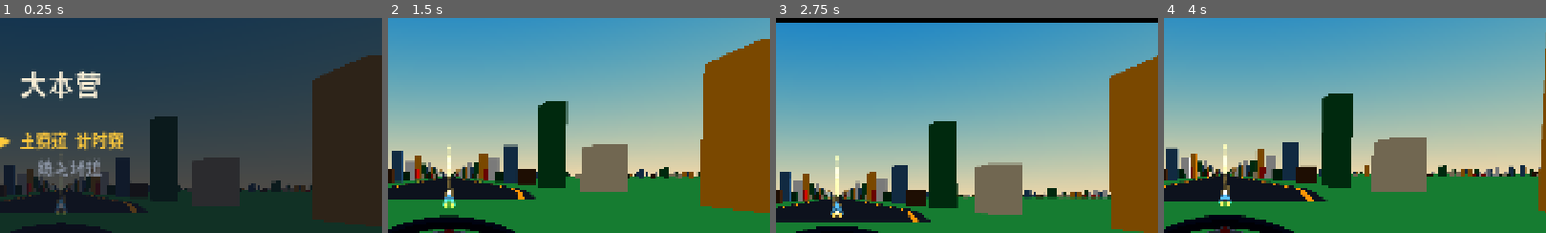
Above: before the commit, frames 1-4 (left to right).
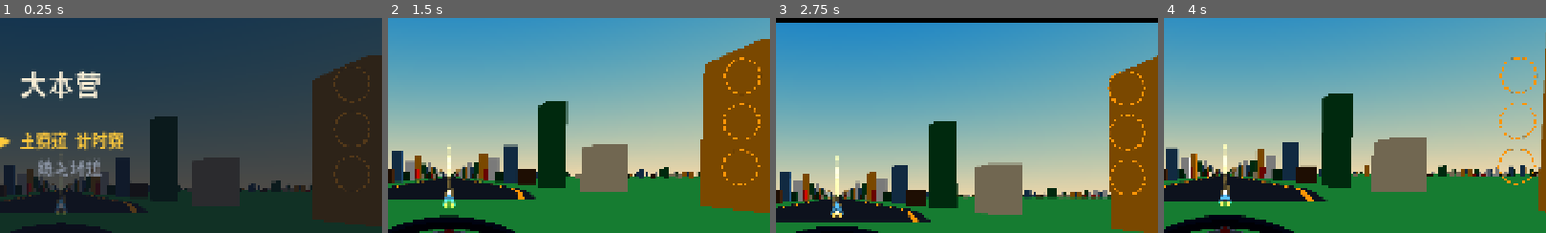
Above: after the commit, the same moments.

Repository: Instein98/StarSpeed
Game: Godot game, scene res://scenes/main.tscn
Two runs of this game, one before a commit and one after it. Both use one fixed random seed, a clock stepped at 60 frames per second and the inputs below.
Inputs:
- Up to frame 1 (0.25 s): no input
- Up to frame 2 (1.5 s): tap Enter (confirm) at 0.5, 1.35 s; hold Up (shift_up) 0.53-1.28 s; hold Enter (confirm) 0.53-1.28 s; hold S (brake) from 1.28 s (still down)
- Up to frame 3 (2.75 s): release S (brake) at 2.03 s; hold Up (shift_up) from 2.03 s (still down); hold Space (throttle) from 2.03 s (still down); tap Enter (confirm) at 2.3 s
- Up to frame 4 (4 s): release Space (throttle) at 2.78 s; tap Enter (confirm) at 2.85 s; release Up (shift_up) at 3.53 s; hold S (brake) from 3.53 s (still down); hold Enter (confirm) from 3.53 s (still down)
The pictures show only the part of the screen within x 42-92%, y 10-60%; the shares and areas given below are measured in that part.

The runs differ from the first frame. In frame 1, 0.4% of the frame differs, in the area x 87-97%, y 22-81%; in frame 2, 0.5%; in frame 3, 0.4%; in frame 4, 0.6%, in the area x 87-98%, y 18-78%.

Commit message:
Ice and city environments with 2 s transitions; section medal stickers
- env_ice.tres and env_city.tres per spec 8.2 (sky, fog, light,
  16-colour palette). Crossing a section line on the main track blends
  sky, fog and light over 2 s and dissolves the palette through the
  dither matrix; the cockpit light follows. Returning to base snaps back
  to forest.
- Medals per R-32/R-33: a finished section is graded plastic / bronze /
  silver / gold by T-53; a better grade than the saved one is stored
  (best_medals) and its windshield sticker pops in. Placeholder sticker
  discs with tier colours and the spec's silhouettes; empty slots are a
  dashed gold ring. Results screen shows the grade per section.
- T-53 calibrated from the developer's first full run (gold = best x 1.03).
- STATUS.md and CLAUDE.md updated.

Co-Authored-By: Claude Opus 5.5 <noreply@anthropic.com>

Diff:
--- /dev/null
+++ b/data/env_city.tres
@@ -0,0 +1,21 @@
+[gd_resource type="Resource" script_class="EnvironmentProfile" load_steps=2 format=3]
+
+[ext_resource type="Script" path="res://scripts/environment_profile.gd" id="1"]
+
+[resource]
+script = ExtResource("1")
+profile_name = "城市"
+palette = PackedColorArray(0.105882, 0.133333, 0.200000, 1, 0.937255, 0.290196, 0.184314, 1, 0.709804, 0.215686, 0.121569, 1, 1.000000, 0.788235, 0.235294, 1, 0.968627, 0.925490, 0.831373, 1, 1.000000, 1.000000, 1.000000, 1, 0.290196, 0.321569, 0.384314, 1, 0.211765, 0.239216, 0.294118, 1, 1.000000, 0.878431, 0.541176, 1, 0.949020, 0.635294, 0.227451, 1, 0.541176, 0.576471, 0.639216, 1, 0.168627, 0.207843, 0.313725, 1, 0.227451, 0.254902, 0.313725, 1, 0.309804, 0.721569, 0.901961, 1, 0.850980, 0.803922, 0.705882, 1, 0.435294, 0.623529, 0.752941, 1)
+sky_top = Color(0.949020, 0.635294, 0.227451, 1)
+sky_bottom = Color(1.000000, 0.878431, 0.541176, 1)
+fog_color = Color(1.000000, 0.878431, 0.541176, 1)
+light_azimuth_deg = 0.0
+light_elevation_deg = 20.0
+light_color = Color(1.000000, 0.952941, 0.815686, 1)
+brightness = 1.0
+night_emissive = Color(1, 1, 1, 1)
+night_mode = false
+ground_color = Color(0.227451, 0.254902, 0.313725, 1)
+cloud_count = 12
+far_ring_variant = "c"
+gold_fx = ""
--- /dev/null
+++ b/data/env_ice.tres
@@ -0,0 +1,21 @@
+[gd_resource type="Resource" script_class="EnvironmentProfile" load_steps=2 format=3]
+
+[ext_resource type="Script" path="res://scripts/environment_profile.gd" id="1"]
+
+[resource]
+script = ExtResource("1")
+profile_name = "冰原"
+palette = PackedColorArray(0.105882, 0.133333, 0.200000, 1, 0.937255, 0.290196, 0.184314, 1, 0.709804, 0.215686, 0.121569, 1, 1.000000, 0.788235, 0.235294, 1, 0.968627, 0.925490, 0.831373, 1, 1.000000, 1.000000, 1.000000, 1, 0.290196, 0.321569, 0.384314, 1, 0.211765, 0.239216, 0.294118, 1, 0.309804, 0.721569, 0.901961, 1, 0.647059, 0.862745, 0.949020, 1, 0.956863, 0.984314, 1.000000, 1, 0.835294, 0.917647, 0.960784, 1, 0.180392, 0.498039, 0.690196, 1, 0.623529, 0.839216, 0.933333, 1, 0.435294, 0.623529, 0.752941, 1, 0.227451, 0.352941, 0.501961, 1)
+sky_top = Color(0.309804, 0.721569, 0.901961, 1)
+sky_bottom = Color(0.956863, 0.984314, 1.000000, 1)
+fog_color = Color(0.956863, 0.984314, 1.000000, 1)
+light_azimuth_deg = -45.0
+light_elevation_deg = 35.0
+light_color = Color(1.000000, 1.000000, 1.000000, 1)
+brightness = 1.0
+night_emissive = Color(1, 1, 1, 1)
+night_mode = false
+ground_color = Color(0.956863, 0.984314, 1.000000, 1)
+cloud_count = 12
+far_ring_variant = "b"
+gold_fx = ""
--- a/data/tuning.tres
+++ b/data/tuning.tres
@@ -80,9 +80,9 @@
 t52_lookahead_seconds = 8.0
 t52_lookahead_min_m = 400.0
 t52_lookahead_max_m = 1800.0
-t53_forest_thresholds = PackedFloat32Array(66, 72, 82)
-t53_ice_thresholds = PackedFloat32Array(71, 78, 89)
-t53_city_thresholds = PackedFloat32Array(78, 85, 97)
+t53_forest_thresholds = PackedFloat32Array(75.5, 82, 93.5)
+t53_ice_thresholds = PackedFloat32Array(87.5, 95.5, 108)
+t53_city_thresholds = PackedFloat32Array(88, 96, 109.5)
 t54_entry_speed_kmh = PackedFloat32Array(200, 450, 220)
 t54_entry_gear = PackedInt32Array(4, 7, 5)
 t55_recover_min_kmh = 60.0
--- a/scripts/cockpit.gd
+++ b/scripts/cockpit.gd
@@ -60,6 +60,7 @@
 ## 爆缸演出中：指针打到表盘尽头并卡住，换挡提示灯常亮（7.3）
 const BLOWN_SWEEP_RPM_PER_SEC := 7000.0
 var blown := false
+var stickers: StickerDisplay
 
 var _needle_rpm := 0.0
 var _steer_deg := 0.0
@@ -91,6 +92,10 @@
 	for node in find_children("*", "MeshInstance3D", true, false):
 		(node as MeshInstance3D).material_override = material
 	_needle_rpm = Tuning.d.t03_idle_rpm
+	stickers = StickerDisplay.new()
+	stickers.name = "Stickers"
+	$WindshieldStickers.add_child(stickers)
+	stickers.setup(material, EYE)
 
 
 ## 光色取当前环境的光色；亮度点火前 0.15、点火后 1.0（阶段 5 接入）。
--- a/scripts/environment_director.gd
+++ b/scripts/environment_director.gd
@@ -1,12 +1,25 @@
 class_name EnvironmentDirector
 extends Node
 ## 环境配置的应用（规格 8.2、8.3、11.2、11.4）。
-## 阶段 2：只应用森林配置。按位置和金牌状态切换、2 秒过渡、色板溶解在阶段 5 / 10 补全。
+## 森林、冰原、城市三套配置；越过区段起点线时 2 秒过渡：天空、雾、光线性过渡，色板按抖动阈值溶解（8.2）。
+## 金牌版环境还没做。
 
 const FLAT2TONE := preload("res://shaders/flat2tone.gdshader")
 const SKY_SHADER := preload("res://shaders/sky_gradient.gdshader")
 
 @export var forest: EnvironmentProfile
+var ice: EnvironmentProfile
+var city: EnvironmentProfile
+
+const TRANSITION_TIME := 2.0
+
+## 当前用的配置，和过渡中此刻的光色（座舱的光色跟着它，8.2）
+var current: EnvironmentProfile
+var light_color := Color.WHITE
+
+var _from := {}
+var _to := {}
+var _t := 1.0
 
 ## 所有世界模型共用的两级明暗材质
 var world_material: ShaderMaterial
@@ -14,6 +27,12 @@
 var post_material: ShaderMaterial
 
 var _sky_material: ShaderMaterial
+
+
+func _ready() -> void:
+	ice = load("res://data/env_ice.tres") as EnvironmentProfile
+	city = load("res://data/env_city.tres") as EnvironmentProfile
+	assert(ice != null and city != null, "冰原 / 城市环境配置读不到")
 
 
 func _init() -> void:
@@ -38,20 +57,76 @@
 	apply(forest, 0.0)
 
 
+## 第 index 个区段的配置（0 森林、1 冰原、2 城市）。
+func profile_for_section(index: int) -> EnvironmentProfile:
+	return [forest, ice, city][clampi(index, 0, 2)]
+
+
 ## 立即应用一个环境配置。
 func apply(profile: EnvironmentProfile, heading_yaw: float) -> void:
+	current = profile
+	_t = 1.0
 	var pal := _palette_vectors(profile.palette)
 	post_material.set_shader_parameter("palette_a", pal)
 	post_material.set_shader_parameter("palette_b", pal)
 	post_material.set_shader_parameter("dissolve", 0.0)
-	post_material.set_shader_parameter("fog_color", _rgb(profile.fog_color))
-	_sky_material.set_shader_parameter("sky_top", _rgb(profile.sky_top))
-	_sky_material.set_shader_parameter("sky_bottom", _rgb(profile.sky_bottom))
-	world_material.set_shader_parameter("light_dir", light_direction(profile, heading_yaw))
-	world_material.set_shader_parameter("light_color", _rgb(profile.light_color))
+	_set_values(_values(profile, heading_yaw))
 	world_material.set_shader_parameter("brightness", profile.brightness)
 	world_material.set_shader_parameter("night_emissive", _rgb(profile.night_emissive))
 	world_material.set_shader_parameter("night_mode", profile.night_mode)
+
+
+## 用 2 秒过渡到另一个环境配置。
+func transition_to(profile: EnvironmentProfile, heading_yaw: float) -> void:
+	if profile == current and _t >= 1.0:
+		return
+	_from = _values(current, 0.0) if _t >= 1.0 else _current_values()
+	if _t >= 1.0:
+		_from["light_dir"] = world_material.get_shader_parameter("light_dir")
+	_to = _values(profile, heading_yaw)
+	post_material.set_shader_parameter("palette_a", _palette_vectors(current.palette))
+	post_material.set_shader_parameter("palette_b", _palette_vectors(profile.palette))
+	post_material.set_shader_parameter("dissolve", 0.0)
+	current = profile
+	_t = 0.0
+
+
+func _process(delta: float) -> void:
+	if _t >= 1.0:
+		return
+	_t = minf(1.0, _t + delta / TRANSITION_TIME)
+	_set_values(_current_values())
+	post_material.set_shader_parameter("dissolve", _t)
+	if _t >= 1.0:
+		var pal := _palette_vectors(current.palette)
+		post_material.set_shader_parameter("palette_a", pal)
+		post_material.set_shader_parameter("dissolve", 0.0)
+
+
+func _values(profile: EnvironmentProfile, heading_yaw: float) -> Dictionary:
+	return {
+		"fog": profile.fog_color, "top": profile.sky_top, "bottom": profile.sky_bottom,
+		"light": profile.light_color, "light_dir": light_direction(profile, heading_yaw),
+	}
+
+
+func _current_values() -> Dictionary:
+	var out := {}
+	for k: String in _to:
+		if _from[k] is Color:
+			out[k] = (_from[k] as Color).lerp(_to[k], _t)
+		else:
+			out[k] = (_from[k] as Vector3).slerp(_to[k], _t)
+	return out
+
+
+func _set_values(v: Dictionary) -> void:
+	light_color = v["light"]
+	post_material.set_shader_parameter("fog_color", _rgb(v["fog"]))
+	_sky_material.set_shader_parameter("sky_top", _rgb(v["top"]))
+	_sky_material.set_shader_parameter("sky_bottom", _rgb(v["bottom"]))
+	world_material.set_shader_parameter("light_dir", v["light_dir"])
+	world_material.set_shader_parameter("light_color", _rgb(v["light"]))
 
 
 ## 指向光源的世界方向：光向相对车头给出，按区段起点线处的车头方向换算（8.2）。
--- a/scripts/main.gd
+++ b/scripts/main.gd
@@ -124,7 +124,7 @@
 	flow = RunFlow.new()
 	flow.name = "RunFlow"
 	exit_hint.get_parent().add_child(flow)
-	flow.setup(self, car, track, exit_hint)
+	flow.setup(self, car, track, exit_hint, cockpit)
 	flow.enter_base()
 
 
@@ -155,6 +155,7 @@
 
 func _process(delta: float) -> void:
 	_place_minimap()
+	_update_environment()
 	_update_fail_sequence(delta)
 	_flash = maxf(0.0, _flash - delta / FLASH_TIME)
 	if _white_frames > 0:
@@ -181,6 +182,8 @@
 		(_sfx["explosion"] as AudioStreamPlayer).stop()
 		_set_drive_audio_muted(false)
 	_flash = 1.0
+	_env_section = 0
+	env_director.apply(env_director.forest, 0.0)
 	flow.enter_base()
 
 
@@ -188,6 +191,29 @@
 	_time_label.text = ""
 	_timing_section = -1
 	_prev_main_s = -1.0
+
+
+# ───────────────────────── 区段环境 ─────────────────────────
+
+var _env_section := 0
+
+## 主赛道上按所在区段切环境（越过区段起点线时 2 秒过渡）；出库路、环道、车库外都是森林。
+func _update_environment() -> void:
+	var want := 0
+	if car.path_id == Track.PATH_MAIN:
+		want = track.section_index_at(car.s)
+	if want != _env_section:
+		_env_section = want
+		env_director.transition_to(env_director.profile_for_section(want), _section_heading(want))
+	cockpit.set_light(env_director.light_color, 1.0)
+
+
+## 光向参照的车头方向：森林用出库方向（正北），其余用该区段起点线处的车头方向（8.2）。
+func _section_heading(index: int) -> float:
+	if index == 0:
+		return 0.0
+	var f := -track.transform_at(Track.PATH_MAIN, track.section_start[index]).basis.z
+	return atan2(f.x, -f.z)
 
 
 # ───────────────────────── 区段计时 ─────────────────────────
--- a/scripts/run_flow.gd
+++ b/scripts/run_flow.gd
@@ -26,6 +26,8 @@
 var section_times: Array[float] = [-1.0, -1.0, -1.0]   ## 本局各区段用时，−1 = 没有
 var new_record := false
 var section_records: Array[bool] = [false, false, false]   ## 本局各区段是否刷新了历史最好
+var section_medals: Array[int] = [0, 0, 0]                  ## 本局各区段评到的贴纸等级
+var _cockpit: Cockpit
 ## 右上角显示的最近 3 个区段成绩：{name, time, record}，新的在下面；跨局保留
 var recent: Array[Dictionary] = []
 
@@ -45,7 +47,11 @@
 	_font = ThemeDB.fallback_font
 
 
-func setup(p_main: Node, p_car: CarSim, p_track: Track, p_hint: Label) -> void:
+func setup(p_main: Node, p_car: CarSim, p_track: Track, p_hint: Label, p_cockpit: Cockpit) -> void:
+	_cockpit = p_cockpit
+	var medals: Array = SaveData.data.get("best_medals", [0, 0, 0])
+	for i in 3:
+		_cockpit.stickers.set_tier(i, int(medals[i]))
 	_main = p_main
 	_car = p_car
 	_track = p_track
@@ -60,6 +66,7 @@
 	_select = 0
 	section_times = [-1.0, -1.0, -1.0]
 	section_records = [false, false, false]
+	section_medals = [0, 0, 0]
 	new_record = false
 	_car.use_device_input = true
 	_car.set_exit_armed(false)
@@ -82,6 +89,7 @@
 	if state != State.RUN:
 		section_times = [-1.0, -1.0, -1.0]
 		section_records = [false, false, false]
+		section_medals = [0, 0, 0]
 	state = State.RUN
 	_car.use_device_input = true
 	_update_hint()
@@ -100,6 +108,15 @@
 		best_sections[index] = seconds
 		SaveData.data["best_sections"] = best_sections
 		SaveData.save()
+	# R-32 / R-33：按 T-53 评贴纸等级；高于存档里的最高等级就存档，挡风玻璃上的贴纸换掉并弹一下
+	var tier := medal_for(index, seconds)
+	section_medals[index] = tier
+	var medals: Array = SaveData.data.get("best_medals", [0, 0, 0])
+	if tier > int(medals[index]):
+		medals[index] = tier
+		SaveData.data["best_medals"] = medals
+		SaveData.save()
+		_cockpit.stickers.set_tier(index, tier, true)
 	recent.append({"name": _track.section_names[index], "time": seconds, "record": record})
 	while recent.size() > RECENT_COUNT:
 		recent.pop_front()
@@ -123,6 +140,16 @@
 			new_record = true
 	SaveData.save()
 	_update_hint()
+
+
+## T-53：用时 ≤ 金 / 银 / 铜门槛分别是 4 / 3 / 2，跑完但更慢是 1（塑料）。
+static func medal_for(index: int, seconds: float) -> int:
+	var t := Tuning.d
+	var th: PackedFloat32Array = [t.t53_forest_thresholds, t.t53_ice_thresholds, t.t53_city_thresholds][index]
+	for k in 3:
+		if seconds <= th[k]:
+			return 4 - k
+	return 1
 
 
 func total_time() -> float:
@@ -246,7 +273,10 @@
 	var y := 195.0
 	for i in section_times.size():
 		var mine: float = section_times[i]
+		var medal: String = StickerDisplay.TIER_NAMES[section_medals[i]] if mine >= 0.0 else ""
 		_text_pair(_track.section_names[i], format_time(mine), y, 18, COL_RECORD if section_records[i] else COL_TEXT)
+		if medal != "":
+			_text_right(medal, GRID.x * 0.5 - 90.0, y, 14, COL_GOLD)
 		y += 30.0
 	y += 12.0
 	if section_times.has(-1.0):
--- a/scripts/save_data.gd
+++ b/scripts/save_data.gd
@@ -13,6 +13,7 @@
 	"keys": {},
 	"best_total": -1.0,                  # 三个区段连着跑完的最好总用时（秒），−1 = 还没有
 	"best_sections": [-1.0, -1.0, -1.0], # 各区段的最好用时
+	"best_medals": [0, 0, 0],            # 各区段拿过的最高贴纸等级：0 没有、1 塑料、2 铜、3 银、4 金
 }
 
 
@@ -50,6 +51,9 @@
 	var best_sections: Variant = (parsed as Dictionary).get("best_sections")
 	if best_sections is Array and (best_sections as Array).size() == 3:
 		data["best_sections"] = [float(best_sections[0]), float(best_sections[1]), float(best_sections[2])]
+	var medals: Variant = (parsed as Dictionary).get("best_medals")
+	if medals is Array and (medals as Array).size() == 3:
+		data["best_medals"] = [int(medals[0]), int(medals[1]), int(medals[2])]
 	var keys: Variant = (parsed as Dictionary).get("keys")
 	if keys is Dictionary:
 		for action in REBINDABLE:
--- /dev/null
+++ b/scripts/sticker_display.gd
@@ -0,0 +1,97 @@
+class_name StickerDisplay
+extends Node3D
+## 挡风玻璃内侧右边的三枚奖牌贴纸（规格 5.8）：从上到下森林、冰原、城市。
+## 临时替身：扁圆片 + 边圈 + 平的图案剪影，都用引擎自带几何体拼。
+## 等级 0 = 没拿过（金黄细虚线圈），1 塑料、2 铜、3 银、4 金。
+## 还没做：高光带扫过、金牌的闪光点。
+## 盘面和边圈用自发光：贴纸背着座舱的光，按两级明暗会落到暗面，金色压色板后会变成铜色。
+
+const RADIUS := 0.035                 ## 直径 7 cm
+const RIM := 0.004
+const THICK := 0.002
+const POS_TOP := Vector3(0.55, 0.20, -0.58)    ## 相对眼睛，第一枚的位置
+const SPACING := 0.085
+const POP_TIME := 0.35
+const POP_SCALE := 1.8
+
+const COL_DARK := Color("1b2233")
+const COL_GOLD := Color("ffc93c")
+## 盘面 / 边圈（5.8）
+const PLATE := [Color(), Color("4fb8e6"), Color("8a4f22"), Color("8a93a3"), Color("ffc93c")]
+const EDGE := [Color(), Color("8a93a3"), Color("c57a3a"), Color("c9d1dc"), Color("f7ecd4")]
+const TIER_NAMES := ["", "塑料", "铜", "银", "金"]
+
+var material: Material
+var _slots: Array[MeshInstance3D] = []
+var _pop: Array[float] = [1.0, 1.0, 1.0]
+
+
+func setup(p_material: Material, eye: Vector3) -> void:
+	material = p_material
+	for i in 3:
+		var m := MeshInstance3D.new()
+		m.position = eye + POS_TOP + Vector3(0.0, -SPACING * i, 0.0)
+		m.material_override = material
+		add_child(m)
+		_slots.append(m)
+
+
+## 换成某个等级；animate = 刚刚拿到，弹一下。
+func set_tier(index: int, tier: int, animate := false) -> void:
+	_slots[index].mesh = _build(index, tier)
+	if animate:
+		_pop[index] = 0.0
+
+
+func _process(delta: float) -> void:
+	for i in _slots.size():
+		if _pop[i] < 1.0:
+			_pop[i] = minf(1.0, _pop[i] + delta / POP_TIME)
+		var u := _pop[i]
+		var k := lerpf(POP_SCALE, 1.0, 1.0 - pow(1.0 - u, 3.0))
+		_slots[i].scale = Vector3.ONE * k
+
+
+static func _build(index: int, tier: int) -> ArrayMesh:
+	var p := Cockpit.Parts.new()
+	if tier <= 0:
+		# 空位：一圈金黄色的细虚线
+		for k in 16:
+			var a := TAU * k / 16.0
+			var xf := Transform3D(Basis(Vector3.BACK, a), Vector3(cos(a), sin(a), 0.0) * (RADIUS - RIM * 0.5))
+			p.box(Vector3(RIM * 0.6, RADIUS * 0.22, THICK), xf, Cockpit._emissive(COL_GOLD))
+		return p.build()
+	var disc := CylinderMesh.new()
+	disc.top_radius = RADIUS - RIM
+	disc.bottom_radius = RADIUS - RIM
+	disc.height = THICK
+	disc.radial_segments = 24
+	disc.rings = 1
+	p.add(disc, Cockpit._facing(Vector3.ZERO), Cockpit._emissive(PLATE[tier]))
+	var rim := TorusMesh.new()
+	rim.inner_radius = RADIUS - RIM
+	rim.outer_radius = RADIUS
+	rim.rings = 24
+	rim.ring_segments = 6
+	p.add(rim, Cockpit._facing(Vector3(0.0, 0.0, THICK * 0.5)), Cockpit._emissive(EDGE[tier]))
+	var z := THICK * 0.6
+	match index:
+		0:   # 森林：三棵松树
+			for x: float in [-0.013, 0.0, 0.013]:
+				var h := 0.024 if x == 0.0 else 0.018
+				_tri(p, Vector3(x, -0.012 + h * 0.5, z), 0.014, h)
+		1:   # 冰原：冰山和一颗星
+			_tri(p, Vector3(-0.004, -0.004, z), 0.034, 0.022)
+			p.box(Vector3(0.006, 0.006, 0.001), Transform3D(Basis(Vector3.BACK, PI * 0.25), Vector3(0.014, 0.016, z)), COL_DARK)
+		2:   # 城市：三栋高楼
+			for b: Array in [[-0.012, 0.018], [0.0, 0.03], [0.012, 0.022]]:
+				var w := 0.009
+				var h: float = b[1]
+				p.box(Vector3(w, h, 0.001), Cockpit._at(Vector3(float(b[0]), -0.016 + h * 0.5, z)), COL_DARK)
+	return p.build()
+
+
+static func _tri(p: Cockpit.Parts, center: Vector3, width: float, height: float) -> void:
+	var prism := PrismMesh.new()
+	prism.size = Vector3(width, height, 0.001)
+	p.add(prism, Cockpit._at(center), COL_DARK)
--- a/scripts/tuning_data.gd
+++ b/scripts/tuning_data.gd
@@ -93,7 +93,9 @@
 @export var t52_lookahead_seconds: float
 @export var t52_lookahead_min_m: float
 @export var t52_lookahead_max_m: float
-@export var t53_forest_thresholds: PackedFloat32Array    ## 金 / 银 / 铜（秒）
+## 金 / 银 / 铜（秒）。2026-11-16 按开发者第一次完整跑的成绩（73.1 / 84.7 / 85.6 秒）校准：
+## 金 = 最好成绩 × 1.03，银、铜与金的比例沿用规格（约 1.09、1.24）
+@export var t53_forest_thresholds: PackedFloat32Array
 @export var t53_ice_thresholds: PackedFloat32Array
 @export var t53_city_thresholds: PackedFloat32Array
 @export var t54_entry_speed_kmh: PackedFloat32Array      ## 森林 / 冰原 / 城市
Not shown, added: scripts/sticker_display.gd.uid
Not shown, changed: CLAUDE.md
Not shown, changed: STATUS.md
